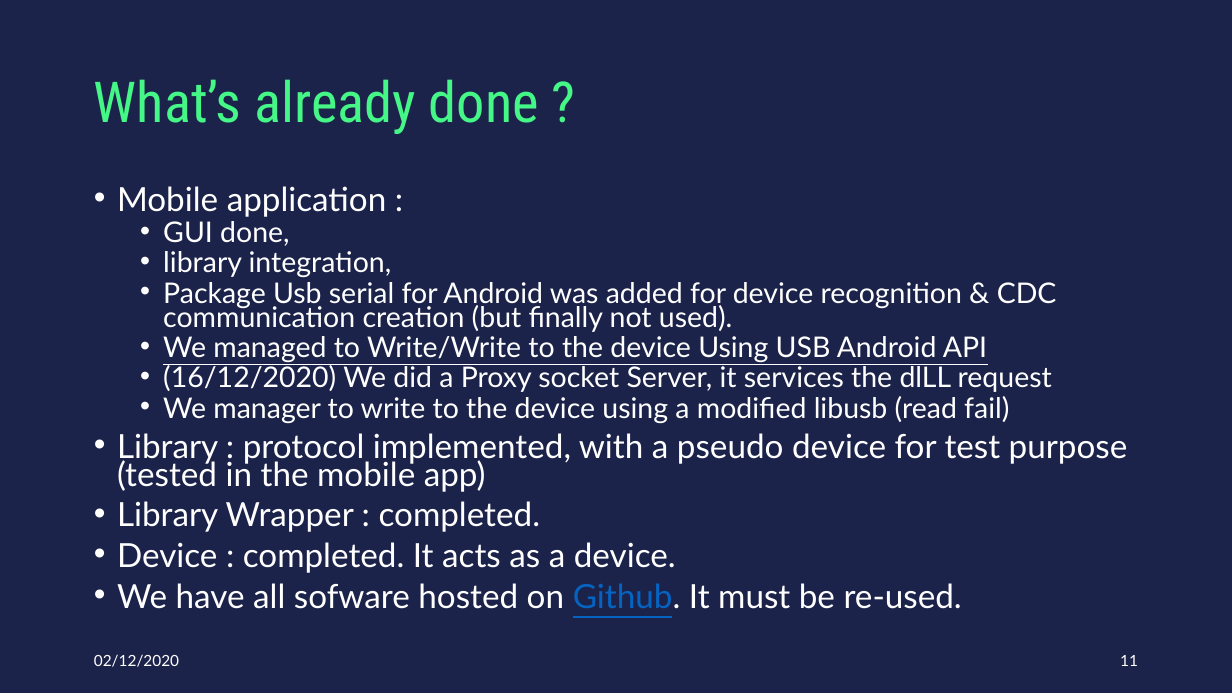
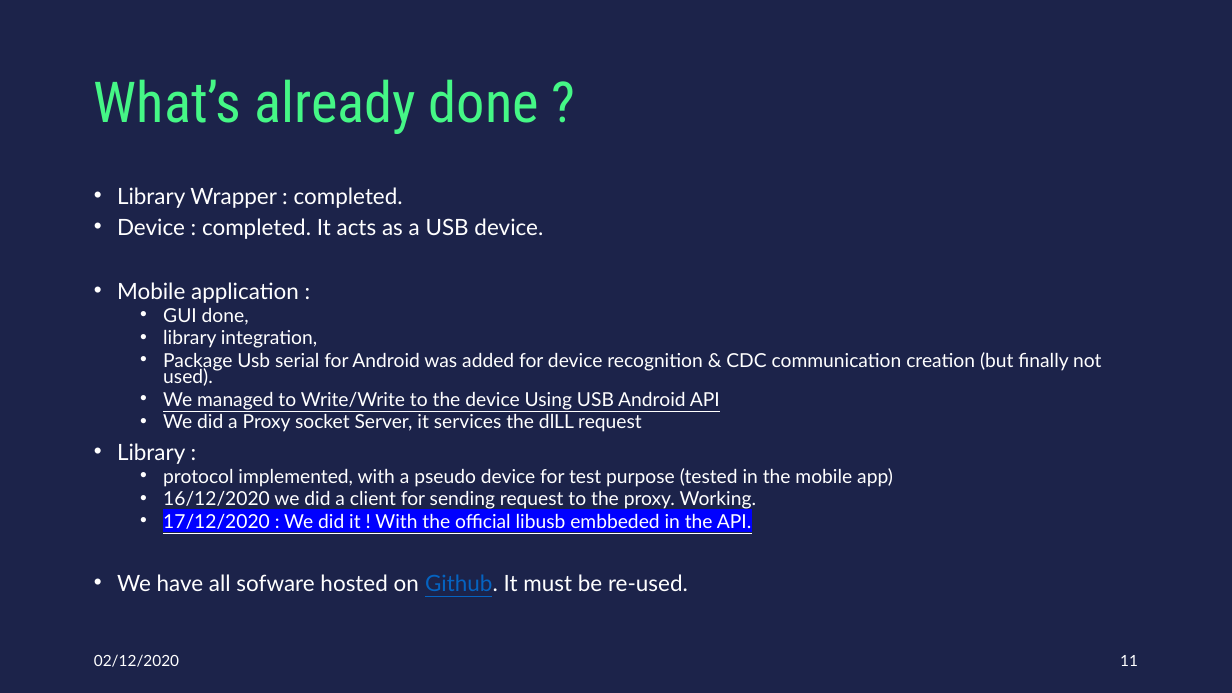
Before and after one commit to bizulk/Android-USB-Host-Link, a slide deck: slide 11 of 20201202_AndroidFilaire_ProjectRequirements.pptx. Drawn at 1232x693 pixels with LibreOffice and Linux fonts; fonts in the diff are those of the drawing. Boxes give left, top, right and bottom in pixels: in the first picture for what was removed or moved away, otherwise in the second. Text is boxed around its words. In the diff, an @@ line names an element or a change of style, - is before the commit and + after.

```diff
--- a/20201202_AndroidFilaire_ProjectRequirements.pptx
+++ b/20201202_AndroidFilaire_ProjectRequirements.pptx
@@ text at box(117, 187, 543, 239): paragraphs added @@
+• Library Wrapper : completed.
+• Device : completed. It acts as a USB device.
@@ text at box(117, 282, 1101, 591): size 25.9 to 17.5 pt in "Mobile application :", "We have all sofware hosted on Github. ..."; size 22.2 to 15 pt in "GUI done,", "library integration,", "Package Usb serial for Android was added ...", "We managed to Write/Write to the device ..." @@
@@ text at box(117, 414, 893, 529): text changed; size 25.9 to 15 pt @@
-  • (16/12/2020) We did a Proxy socket Server, it services the dlLL request
-  • We manager to write to the device using a modified libusb (read fail)
-• Library : protocol implemented, with a pseudo device for test purpose (tested in the mobile app)
-• Library Wrapper : completed.
-• Device : completed. It acts as a device.
+  • We did a Proxy socket Server, it services the dlLL request
+• Library :
+  • protocol implemented, with a pseudo device for test purpose (tested in the mobile app)
+  • 16/12/2020 we did a client for sending request to the proxy. Working.
+  • 17/12/2020 : We did it ! With the official libusb embbeded in the API.
```
Also in this commit, not shown: 2 other slides changed.
